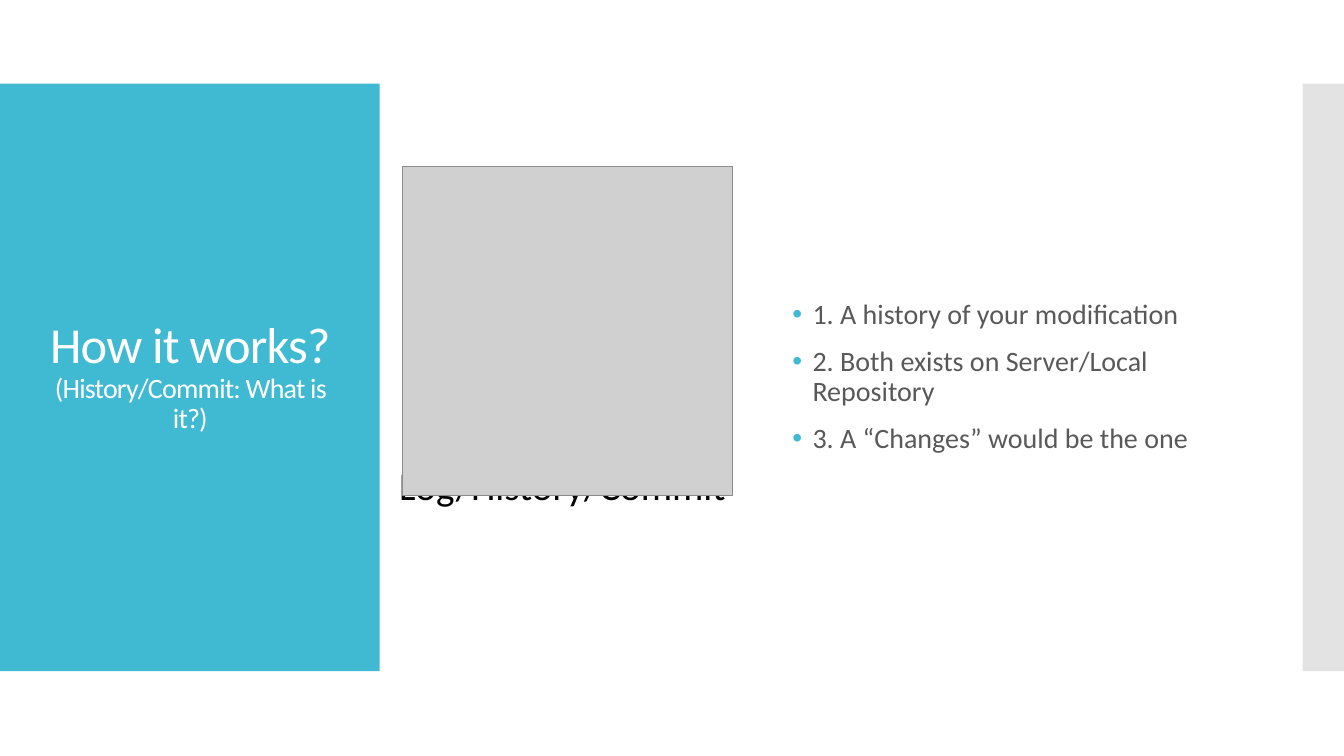
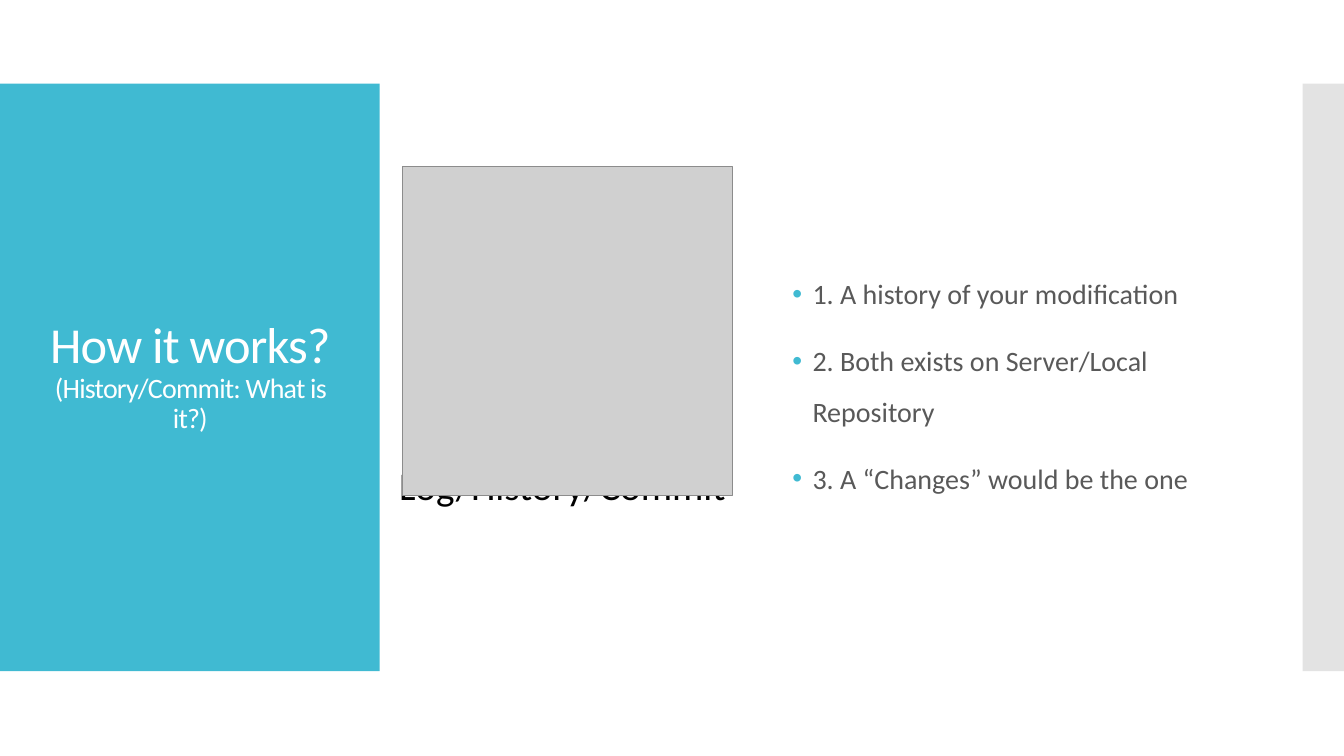
Before and after one commit to IncoCura/Instruction, a slide deck: slide 8 of Source Control/1. Intro to Git.pptx. Drawn at 1344x756 pixels with LibreOffice and Linux fonts; fonts in the diff are those of the drawing; grey boxes stand for pictures. Boxes give left, top, right and bottom in pixels: in the first picture for what was removed or moved away, otherwise in the second. Text is boxed around its words. In the diff, an @@ line names an element or a change of style, - is before the commit and + after.

```diff
--- a/Source Control/1. Intro to Git.pptx
+++ b/Source Control/1. Intro to Git.pptx
@@ text "1. A history of your ..." at (813,284,1187,494): line spacing 0.9 to 1.5 @@
```
Also in this commit, not shown: 3 other slides changed, 4 slides added.
